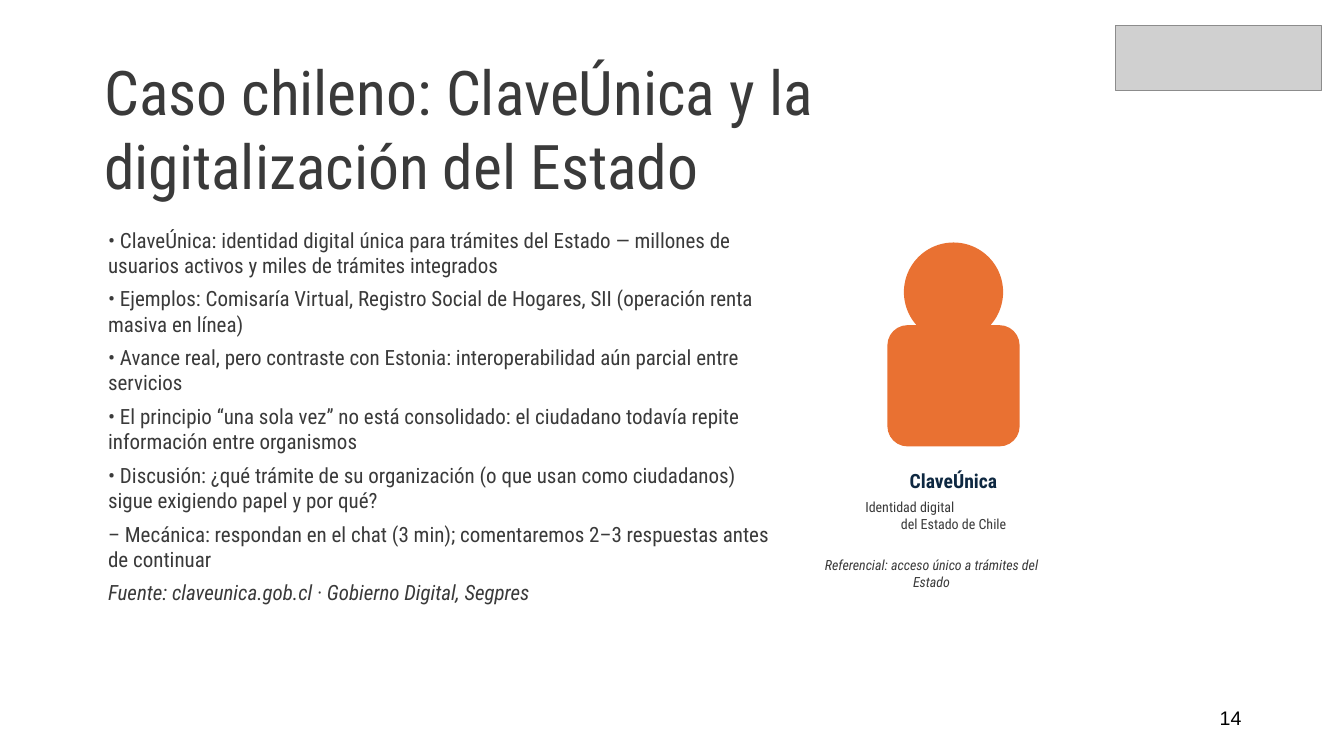
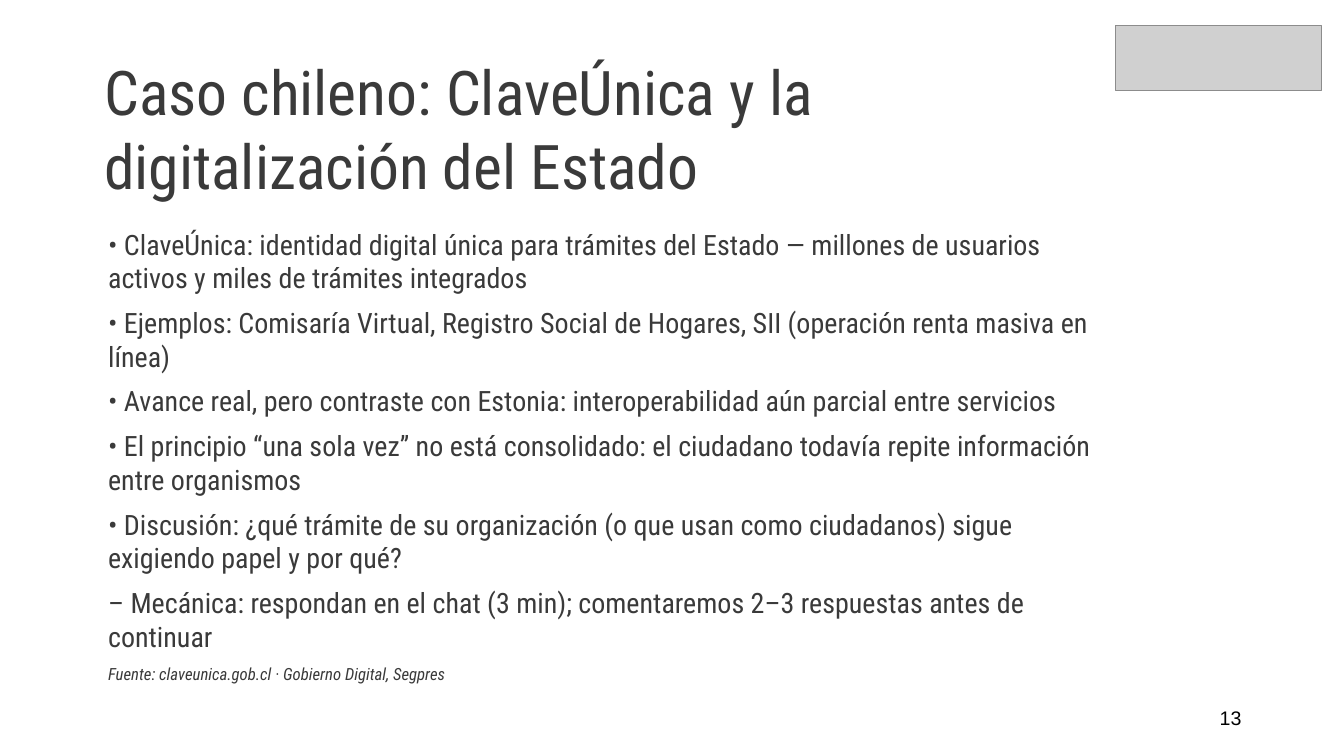
Before and after one commit to diegozamoranoWP/Diplomado-PUCV, a slide deck: slide 13 of Modulo_3_Transformacion_Digital/Clase_1_Transformacion_Digital.pptx (slide 14 before the commit). Drawn at 1344x756 pixels with LibreOffice and Linux fonts; fonts in the diff are those of the drawing; grey boxes stand for pictures. Boxes give left, top, right and bottom in pixels: in the first picture for what was removed or moved away, otherwise in the second. Text is boxed around its words. In the diff, an @@ line names an element or a change of style, - is before the commit and + after.

```diff
--- a/Modulo_3_Transformacion_Digital/Clase_1_Transformacion_Digital.pptx
+++ b/Modulo_3_Transformacion_Digital/Clase_1_Transformacion_Digital.pptx
@@ text "• ClaveÚnica: identidad digital única ..." at [108, 229, 1090, 684]: size 15 to 20 pt; size 15 to 12 pt in "Fuente: claveunica.gob.cl · Gobierno Digital, Segpres"; more space between paragraphs @@
@@ ellipse removed at [904, 243, 1003, 342] @@
@@ rounded rectangle removed at [887, 326, 1019, 447] @@
@@ text removed at [910, 470, 997, 489] @@
-ClaveÚnica
@@ text removed at [865, 501, 1007, 529] @@
-Identidad digital
-del Estado de Chile
@@ text removed at [825, 559, 1038, 587] @@
-Referencial: acceso único a trámites del Estado
@@ text at [1220, 711, 1242, 726]: text changed @@
-14
+13
```
Also in this commit, not shown: 31 other slides changed, 1 slide removed.
